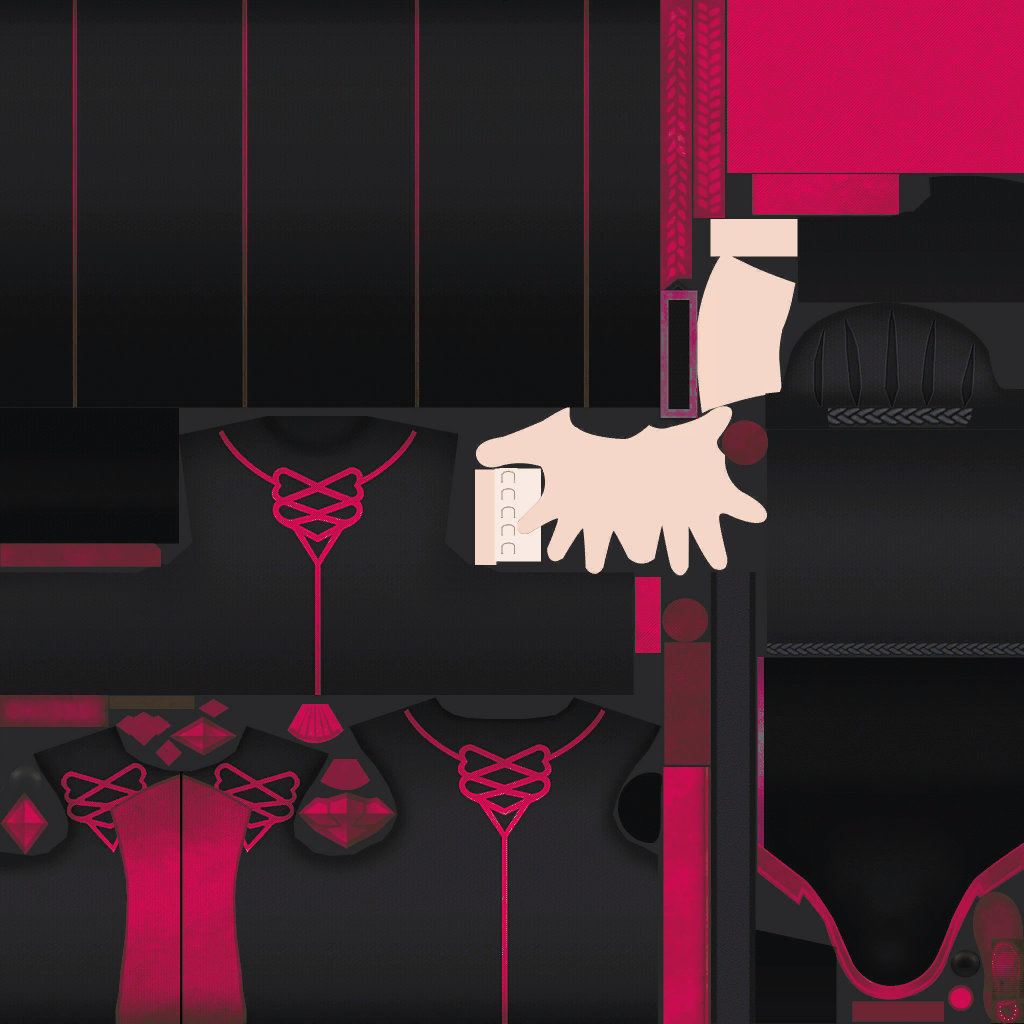
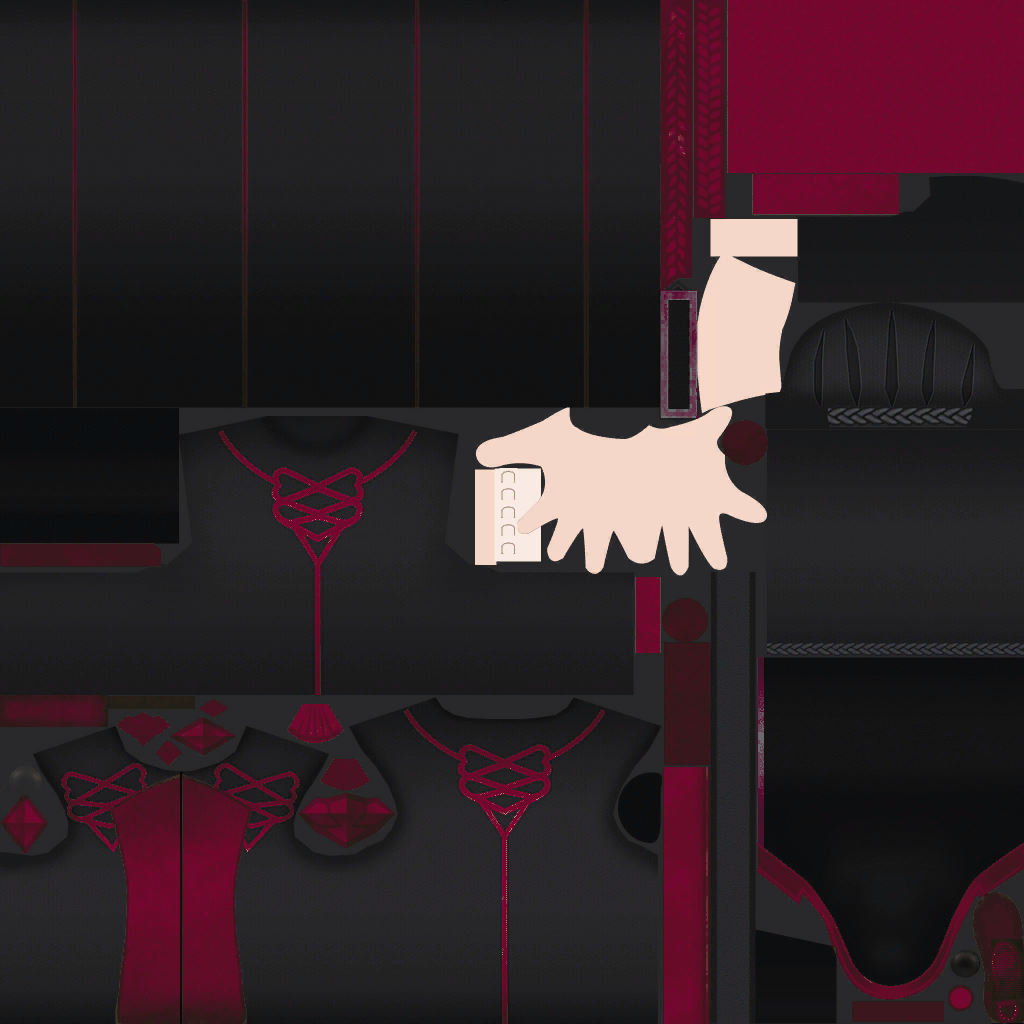
The second 1024 × 1024 image is a revision of the first. Changes to its layers:
painted on "Pasted Layer" over [0, 0, 1024, 1024]
